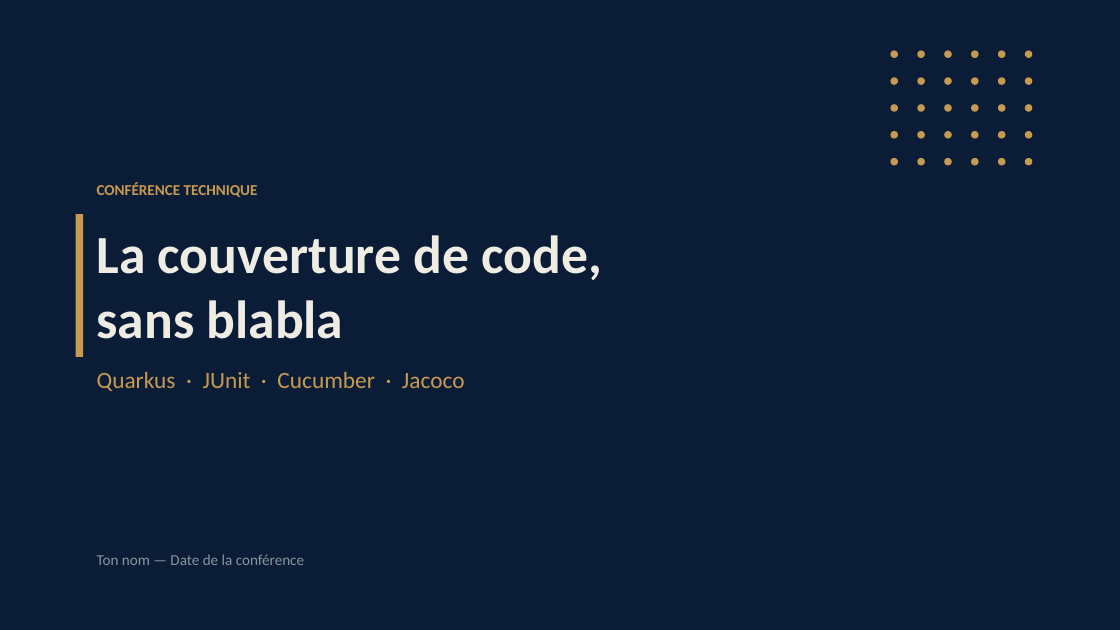
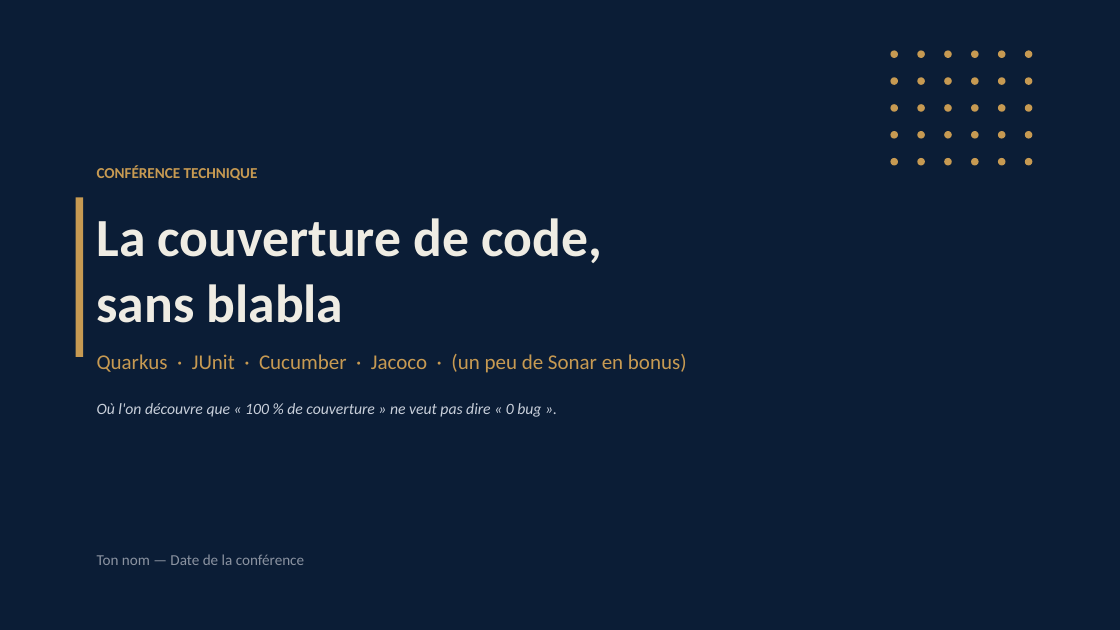
Before and after one commit to sidevconcept/couverture-junit-cucumber-jacoco, a slide deck: slide 1 of presentation/couverture-code-conference.pptx. Drawn at 1120x630 pixels with LibreOffice and Linux fonts; fonts in the diff are those of the drawing. Boxes give left, top, right and bottom in pixels: in the first picture for what was removed or moved away, otherwise in the second. Text is boxed around its words. In the diff, an @@ line names an element or a change of style, - is before the commit and + after.

```diff
--- a/presentation/couverture-code-conference.pptx
+++ b/presentation/couverture-code-conference.pptx
@@ text "CONFÉRENCE TECHNIQUE": place and size @@
-text "CONFÉRENCE TECHNIQUE" at bbox=[97, 182, 258, 197]
+text "CONFÉRENCE TECHNIQUE" at bbox=[97, 165, 258, 180]
@@ rectangle: place and size @@
-rectangle at bbox=[76, 214, 83, 357]
+rectangle at bbox=[76, 197, 83, 357]
@@ text "La couverture de code,": place and size @@
-text "La couverture de code," at bbox=[97, 235, 602, 339]
+text "La couverture de code," at bbox=[97, 218, 602, 323]
@@ text at bbox=[97, 354, 687, 373]: text changed; size 20 to 18 pt @@
-Quarkus · JUnit · Cucumber · Jacoco
+Quarkus · JUnit · Cucumber · Jacoco · (un peu de Sonar en bonus)
@@ text added at bbox=[97, 403, 541, 417], 13.5 pt, text #C8CFDA, italic @@
+Où l'on découvre que « 100 % de couverture » ne veut pas dire « 0 bug ».
```
Also in this commit, not shown: 9 other slides changed, 17 slides added, 15 other files.
